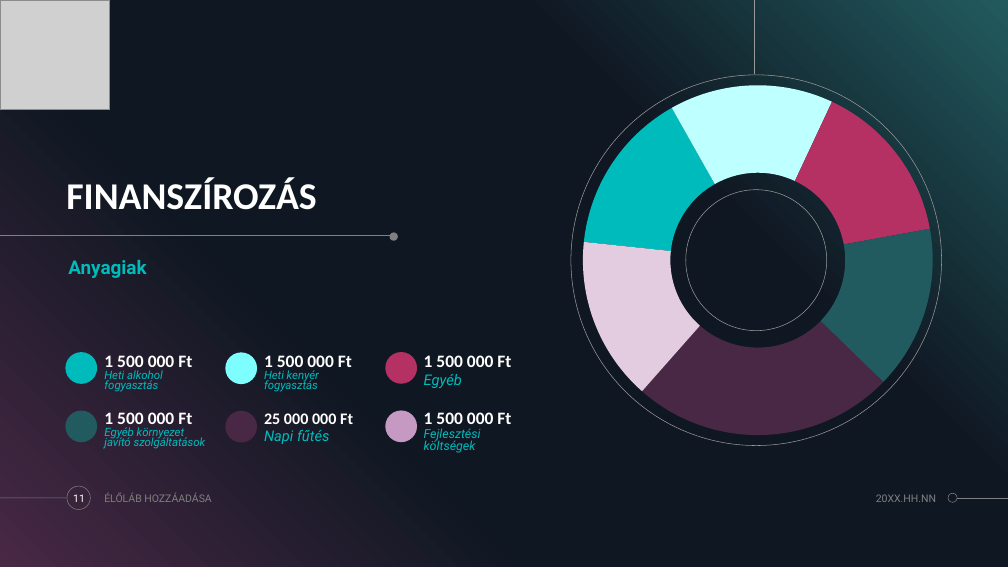
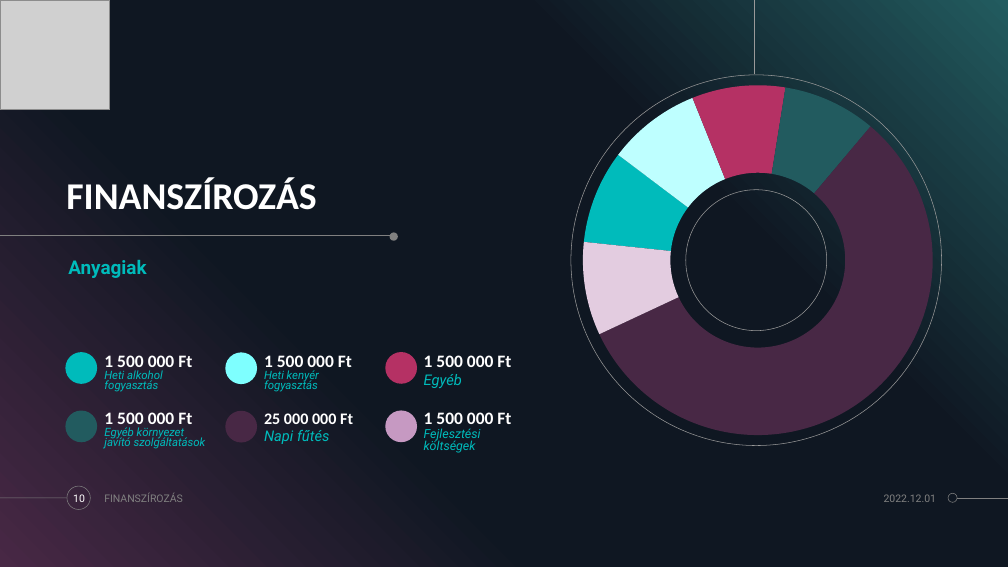
Before and after one commit to zamboilles21/terfelszinszamitas, a slide deck: slide 10 of documentation/PPT/TerFelSzoft.pptx (slide 11 before the commit). Drawn at 1008x567 pixels with LibreOffice and Linux fonts; fonts in the diff are those of the drawing; grey boxes stand for pictures. Boxes give left, top, right and bottom in pixels: in the first picture for what was removed or moved away, otherwise in the second. Text is boxed around its words. In the diff, an @@ line names an element or a change of style, - is before the commit and + after.

```diff
--- a/documentation/PPT/TerFelSzoft.pptx
+++ b/documentation/PPT/TerFelSzoft.pptx
@@ doughnut chart at <box>572,71,943,449</box> @@
-Series 1: 15, 15, 15, 15, 24, 15
+Series 1: 9, 9, 9, 9, 57, 9
@@ page number at <box>73,494,85,502</box>: text changed @@
-11
+10
@@ text at <box>104,493,183,502</box>: text changed @@
-ÉLŐLÁB HOZZÁADÁSA
+FINANSZÍROZÁS
@@ text at <box>884,494,937,502</box>: text changed @@
-20XX.HH.NN
+2022.12.01
```
Also in this commit, not shown: 6 other slides changed, 3 slides removed.
